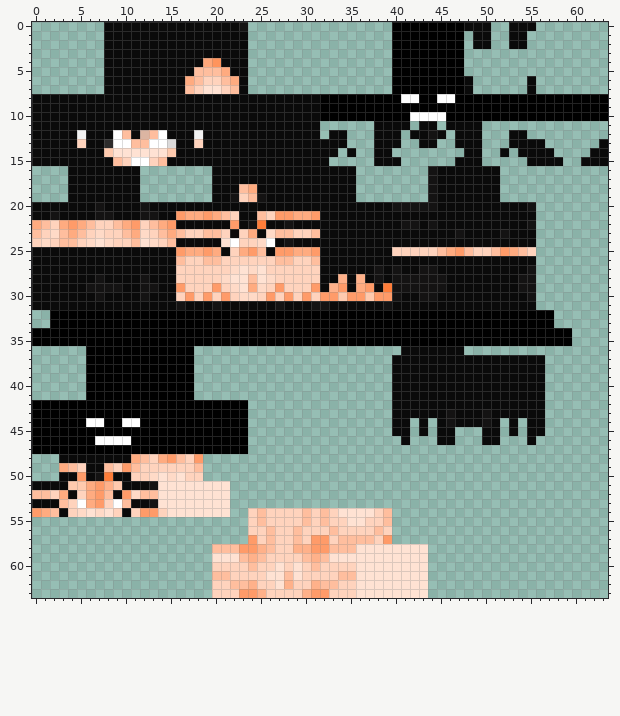
A pixel-art sprite gets an edit: src/main/resources/assets/mowithers/textures/entities/wither_girl_void_big_mode.png. The picture above is the old version.
The file is 64x64 pixels. Pixels under 10% opacity are left out. Colours within 5 levels of each other are drawn and written as one.
After the commit:
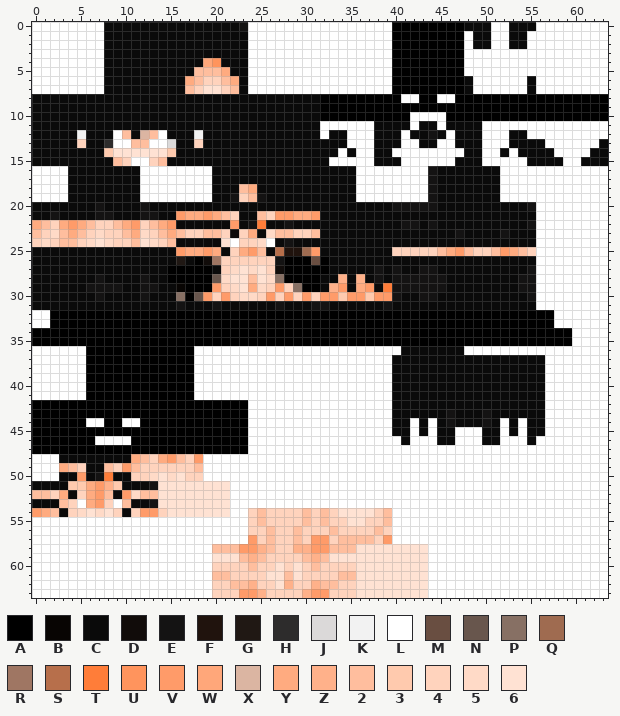
Palette (. is transparent): A #000000  B #080503  C #0a0a0a  D #110c0a  E #141313  F #20130d  G #201814  H #2d2c2c  J #dbd9d9  K #f2f2f2  L #ffffff  M #694e41  N #68564d  P #877064  Q #9f6b50  R #9f7663  S #b76f4b  T #ff7d39  U #ff945d  V #ff9b69  W #ffa77a  X #dbb5a2  Y #ffab80  Z #ffb18a  2 #ffbe9e  3 #ffcaae  4 #ffd3bd  5 #ffdac7  6 #ffe2d3
Diff:
Changed rows in their new state; - is an unchanged pixel.
first column x 0:
 0 LLLLLLLL----------------LLLLLLLLLLLLLLLL-----------LL---LLLLLLLL
 1 LLLLLLLL----------------LLLLLLLLLLLLLLLL--------L--LL--LLLLLLLLL
 2 LLLLLLLL----------------LLLLLLLLLLLLLLLL--------L--LL--LLLLLLLLL
 3 LLLLLLLL----------------LLLLLLLLLLLLLLLL--------LLLLLLLLLLLLLLLL
 4 LLLLLLLL----------------LLLLLLLLLLLLLLLL--------LLLLLLLLLLLLLLLL
 5 LLLLLLLL----------------LLLLLLLLLLLLLLLL--------LLLLLLLLLLLLLLLL
 6 LLLLLLLL----------------LLLLLLLLLLLLLLLL---------LLLLLL-LLLLLLLL
 7 LLLLLLLL----------------LLLLLLLLLLLLLLLL---------LLLLLL-LLLLLLLL
first column x 0:
11 --------------------------------LLLLLL----L--L----LLLLLLLLLLLLLL
12 --------------------------------L--LLL---L----L---LLL--LLLLLLLLL
13 -----------------------------------LLL---LL--LL---LLL----LLLLLL-
14 ----------------------------------L-LL--LLLLLLLL--LL-L----LLLL--
15 ---------------------------------LLLLL---LLLLLL---LLLLL----LL---
16 LLLL--------LLLLLLLL----------------LLLLLLLL--------LLLLLLLLLLLL
17 LLLL--------LLLLLLLL----------------LLLLLLLL--------LLLLLLLLLLLL
18 LLLL--------LLLLLLLL----------------LLLLLLLL--------LLLLLLLLLLLL
19 LLLL--------LLLLLLLL----------------LLLLLLLL--------LLLLLLLLLLLL
20 --------------------------------------------------------LLLLLLLL
21 --------------------------------------------------------LLLLLLLL
22 --------------------------------------------------------LLLLLLLL
23 --------------------------------------------------------LLLLLLLL
24 --------------------------------------------------------LLLLLLLL
25 ---------------------------SFFQ-------------------------LLLLLLLL
26 ----------------GCADR------EAAAMA-----------------------LLLLLLLL
27 ---------------AAAAAC------DAAAAA-----------------------LLLLLLLL
28 ---------------AAAAAN------PAAAA------------------------LLLLLLLL
29 ----------------BAAA---------PAA------------------------LLLLLLLL
30 ----------------PAN-------------------------------------LLLLLLLL
31 --------------------------------------------------------LLLLLLLL
32 LL--------------------------------------------------------LLLLLL
33 LL--------------------------------------------------------LLLLLL
34 ------------------------------------------------------------LLLL
35 ------------------------------------------------------------LLLL
36 LLLLLL------------LLLLLLLLLLLLLLLLLLLLLLL-------LLLLLLLLLLLLLLLL
37 LLLLLL------------LLLLLLLLLLLLLLLLLLLLLL-----------------LLLLLLL
38 LLLLLL------------LLLLLLLLLLLLLLLLLLLLLL-----------------LLLLLLL
39 LLLLLL------------LLLLLLLLLLLLLLLLLLLLLL-----------------LLLLLLL
40 LLLLLL------------LLLLLLLLLLLLLLLLLLLLLL-----------------LLLLLLL
41 LLLLLL------------LLLLLLLLLLLLLLLLLLLLLL-----------------LLLLLLL
42 ------------------------LLLLLLLLLLLLLLLL-----------------LLLLLLL
43 ------------------------LLLLLLLLLLLLLLLL-----------------LLLLLLL
44 ------------------------LLLLLLLLLLLLLLLL--L-L-------L-L--LLLLLLL
45 ------------------------LLLLLLLLLLLLLLLL--L-L--LLL--L-L--LLLLLLL
46 ------------------------LLLLLLLLLLLLLLLLL-LLL--LLL--LLL-LLLLLLLL
47 ------------------------LLLLLLLLLLLLLLLLLLLLLLLLLLLLLLLLLLLLLLLL
48 LLL----------------LLLLLLLLLLLLLLLLLLLLLLLLLLLLLLLLLLLLLLLLLLLLL
49 LLL----------------LLLLLLLLLLLLLLLLLLLLLLLLLLLLLLLLLLLLLLLLLLLLL
50 LLL----------------LLLLLLLLLLLLLLLLLLLLLLLLLLLLLLLLLLLLLLLLLLLLL
51 ----------------------LLLLLLLLLLLLLLLLLLLLLLLLLLLLLLLLLLLLLLLLLL
52 ----------------------LLLLLLLLLLLLLLLLLLLLLLLLLLLLLLLLLLLLLLLLLL
53 ----------------------LLLLLLLLLLLLLLLLLLLLLLLLLLLLLLLLLLLLLLLLLL
54 ----------------------LL----------------LLLLLLLLLLLLLLLLLLLLLLLL
55 LLLLLLLLLLLLLLLLLLLLLLLL----------------LLLLLLLLLLLLLLLLLLLLLLLL
56 LLLLLLLLLLLLLLLLLLLLLLLL----------------LLLLLLLLLLLLLLLLLLLLLLLL
57 LLLLLLLLLLLLLLLLLLLLLLLL----------------LLLLLLLLLLLLLLLLLLLLLLLL
58 LLLLLLLLLLLLLLLLLLLL------------------------LLLLLLLLLLLLLLLLLLLL
59 LLLLLLLLLLLLLLLLLLLL------------------------LLLLLLLLLLLLLLLLLLLL
60 LLLLLLLLLLLLLLLLLLLL------------------------LLLLLLLLLLLLLLLLLLLL
61 LLLLLLLLLLLLLLLLLLLL------------------------LLLLLLLLLLLLLLLLLLLL
62 LLLLLLLLLLLLLLLLLLLL------------------------LLLLLLLLLLLLLLLLLLLL
63 LLLLLLLLLLLLLLLLLLLL------------------------LLLLLLLLLLLLLLLLLLLL
Boxes around the changes in both pictures, in picture pixels (x1, y1, x2, y2):
changed: (32, 22, 608, 598)
